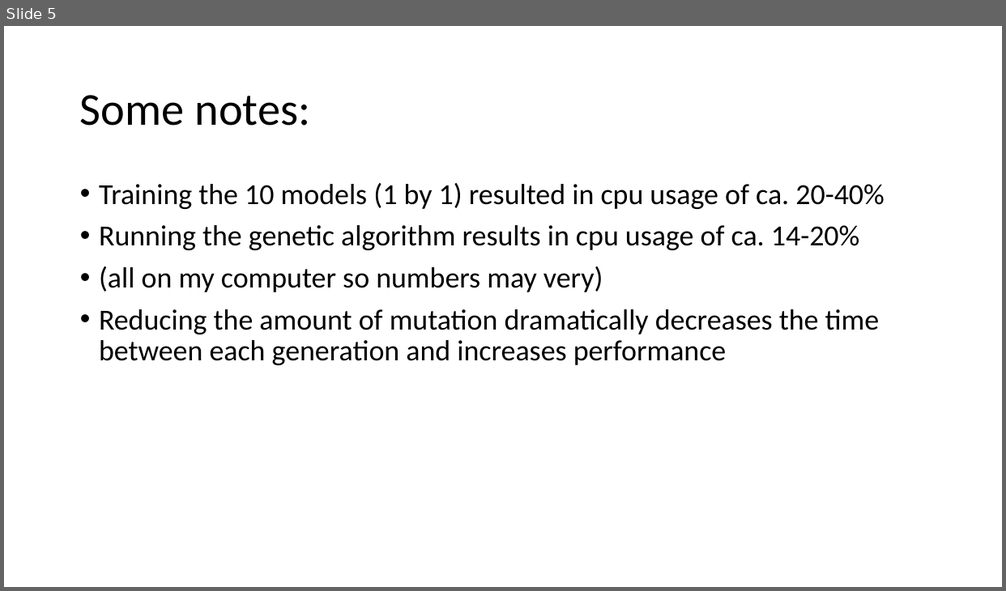
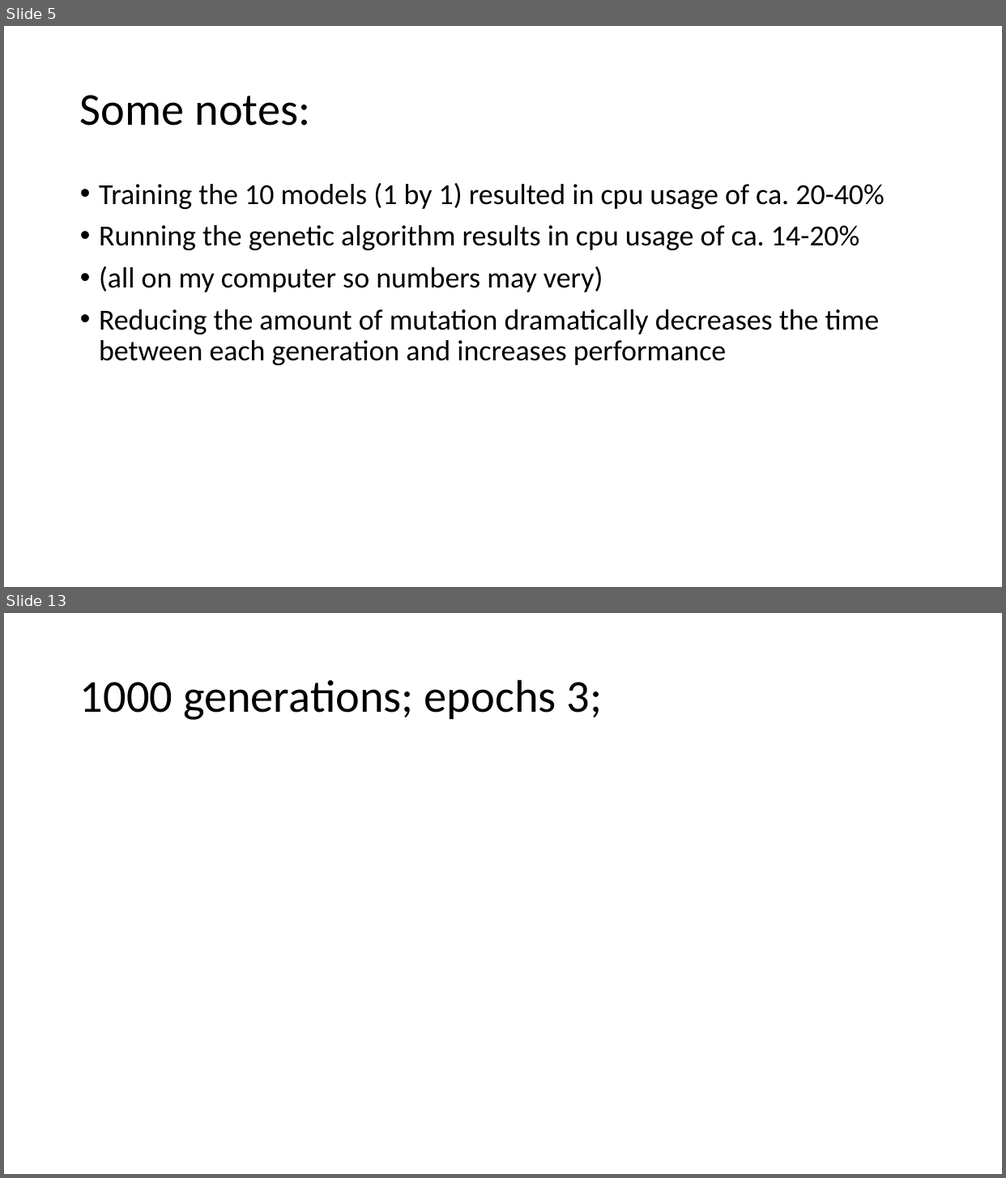
Before and after one commit to cewinharhar/becs4, a slide deck: DataTesting with different hyperparameters.pptx. Shown one above the other, each under a label of ours: slide 5 before the commit, slides 5 and 13 after it; the slides between them are not shown. The pictures are 1006x591 and 1006x1178 pixels, drawn with LibreOffice and Linux fonts; fonts in the diff are those of the drawing. Boxes give left, top, right and bottom in pixels: in the first picture for what was removed or moved away, otherwise in the second. Text is boxed around its words. In the diff, an @@ line names an element or a change of style, - is before the commit and + after.

```diff
--- a/DataTesting with different hyperparameters.pptx
+++ b/DataTesting with different hyperparameters.pptx
@@ slide 13 added at [4,613,1002,1174], background #FFFFFF @@
@@ title added at [80,679,603,720], 44 pt, text #000000 @@
+1000 generations; epochs 3;
```
Also in this commit, not shown: 27 other slides added, 3 other files.
